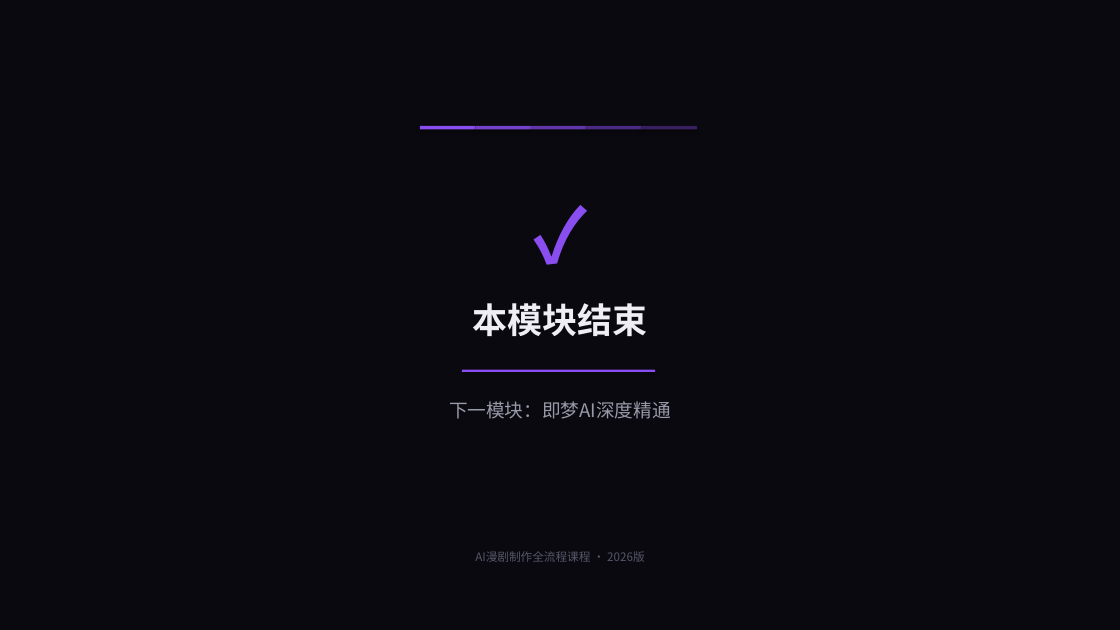
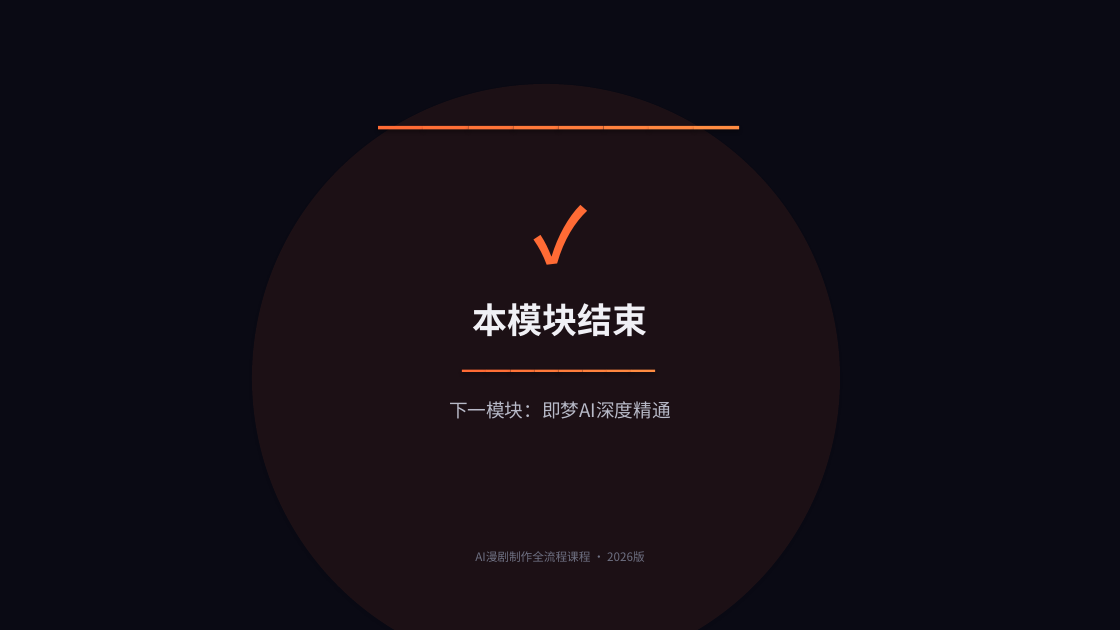
Before and after one commit to lichangjiang932-ship-it/ai-video-class, a slide deck: slide 12 of AI漫剧制作课程/PPT课件/模块03-分镜设计与提示词工程.pptx. Drawn at 1120x630 pixels with LibreOffice and Linux fonts; fonts in the diff are those of the drawing. Boxes give left, top, right and bottom in pixels: in the first picture for what was removed or moved away, otherwise in the second. Text is boxed around its words. In the diff, an @@ line names an element or a change of style, - is before the commit and + after.

Commit message:
PPT视觉升级v8: 渐变背景+多彩配色+光晕装饰+动画切换
- 每个模块独立配色(18种)，告别单一颜色
- 新增渐变色条、光晕背景、点阵装饰等视觉元素
- 新增幻灯片切换动画(fade)
- 封面重新设计：大渐变+几何装饰+光晕
- 卡片组件升级：圆角+渐变顶部条+光晕效果
- 数据卡片增加趋势标签
- 所有18个PPT课件重新生成

```diff
--- a/AI漫剧制作课程/PPT课件/模块03-分镜设计与提示词工程.pptx
+++ b/AI漫剧制作课程/PPT课件/模块03-分镜设计与提示词工程.pptx
@@ background #09090F to #0A0A14 @@
@@ ellipse added at box(252, 84, 840, 630), fill #FF6B35 at 8% opacity @@
@@ rectangle: place and size @@
-rectangle at box(476, 126, 531, 129)
+rectangle at box(378, 126, 423, 129)
@@ rectangle at box(378, 126, 423, 129): fill #7542CC to #FF6B35 @@
@@ rectangle: place and size @@
-rectangle at box(531, 126, 586, 129)
+rectangle at box(423, 126, 469, 129)
@@ rectangle at box(423, 126, 469, 129): fill #6036A8 to #FF6F36 @@
@@ rectangle: place and size @@
-rectangle at box(586, 126, 642, 129)
+rectangle at box(469, 126, 514, 129)
@@ rectangle at box(469, 126, 514, 129): fill #4B2A84 to #FF7438 @@
@@ rectangle: place and size @@
-rectangle at box(642, 126, 697, 129)
+rectangle at box(513, 126, 559, 129)
@@ rectangle at box(513, 126, 559, 129): fill #371F60 to #FF793A @@
@@ rectangle: place and size @@
-rectangle at box(420, 126, 476, 129)
+rectangle at box(559, 126, 604, 129)
@@ rectangle at box(559, 126, 604, 129): fill #8A4EF0 to #FF7D3C @@
@@ rectangle added at box(604, 126, 649, 129), fill #FF823E @@
@@ rectangle: place and size @@
-rectangle at box(462, 370, 655, 372)
+rectangle at box(649, 126, 694, 129)
@@ rectangle at box(649, 126, 694, 129): fill #8A4EF0 to #FF8740 @@
@@ rectangle added at box(694, 126, 739, 129), fill #FF8C42 @@
@@ text "✓" at box(0, 185, 1120, 269): text colour #8A4EF0 to #FF6B35 @@
@@ text "本模块结束" at box(472, 303, 647, 336): text colour #EEEEF4 to #F0F0F5 @@
@@ rectangle added at box(462, 370, 486, 372), fill #FF6B35 @@
@@ rectangle added at box(486, 370, 511, 372), fill #FF6F36 @@
@@ rectangle added at box(511, 370, 535, 372), fill #FF7438 @@
@@ rectangle added at box(534, 370, 559, 372), fill #FF793A @@
@@ rectangle added at box(559, 370, 583, 372), fill #FF7D3C @@
@@ rectangle added at box(583, 370, 607, 372), fill #FF823E @@
@@ rectangle added at box(607, 370, 631, 372), fill #FF8740 @@
@@ rectangle added at box(631, 370, 655, 372), fill #FF8C42 @@
@@ text "下一模块：即梦AI深度精通" at box(449, 401, 671, 419): text colour #989AA8 to #B8BAC8 @@
@@ text "AI漫剧制作全流程课程 · 2026版" at box(475, 551, 644, 562): text colour #555768 to #6E7082 @@
```
Also in this commit, not shown: 11 other slides changed, 18 other files.
